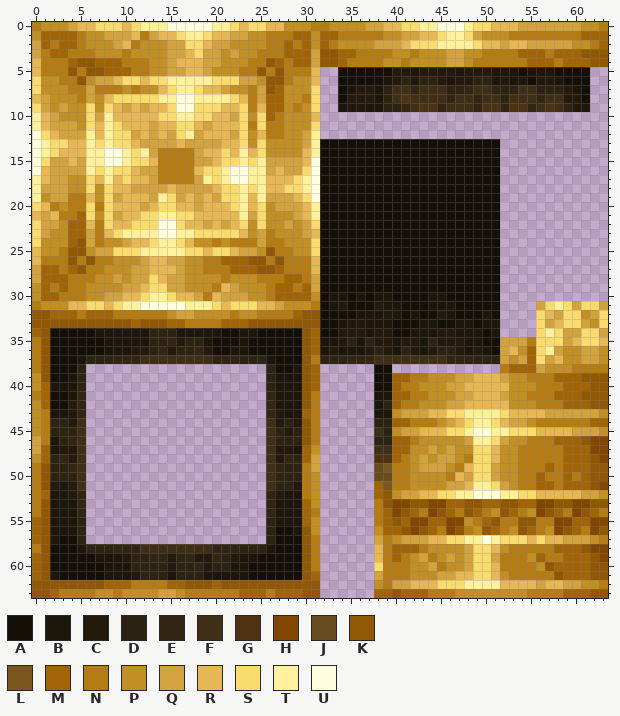
Pixel-art sprite, stored at src/assets/gauntlet/textures/decoration/gold_bells/large_gold_bell.png. Above is the file before it was changed.
The file is 64x64 pixels. Colours within 5 levels of each other are drawn and written as one.
Palette (. is transparent): A #151007  B #1d160a  C #23190d  D #2d2312  E #332513  F #3e2f16  G #4d3314  H #824601  J #674c1d  K #905704  L #79571c  M #a16507  N #b67c14  P #c18f24  Q #d1a23d  R #e6b754  S #fadb6d  T #fff19c  U #ffffe0
New version:
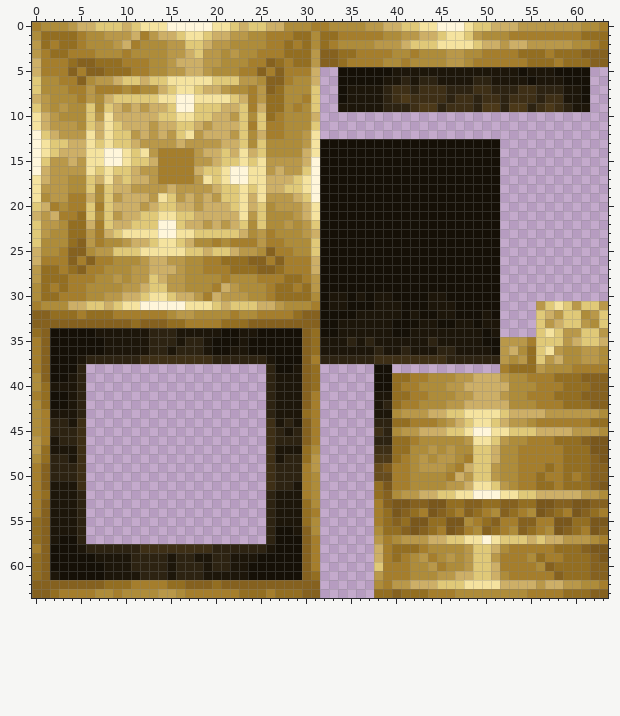
Message: make gold bells dull again
What changed:
@@ palette @@
-G #4d3314
+G #4c3919
-K #905704
+K #85611f
-M #a16507
+M #936e21
-N #b67c14
+N #a57e2c
-P #c18f24
+P #ae8c3a
-Q #d1a23d
+Q #b99849
-R #e6b754
+R #cdaf67
-S #fadb6d
+S #e0c978
-T #fff19c
+T #f5e39f
-U #ffffe0
+U #fff6db
@@ x 33..62 @@
  4 KMNNNNPPNPPPPQQPNNNNNNMMMNMMMK
- 5 .AAAAAACCBCCCCBCCCBBBABBBAAAA.
- 6 .AAAAABCDCDDCBCCDDBCBBACCBAAA.
- 7 .ABCCBDFFEFFFDDEFFEDDFFDDDCBA.
- 8 .ACCCBDFGFFFFEFFEFFDFFFEFFCCA.
- 9 .BCCBBDDEFGGEFFFEGGEGGEFGFDCB.
+ 5 .AAAAAABBBBBBBBBBBBBBABBBAAAA.
+ 6 .AAAAABBDBDDBBBBDDBBBBABBBAAA.
+ 7 .ABBBBDFFDFFFDDDFFDDDFFDDDBBA.
+ 8 .ABBBBDFGFFFFDFFDFFDFFFDFFBBA.
+ 9 .BBBBBDDDFGGDFFFDGGDGGDFGFDBB.
 10 ..............................
@@ x 0..63 @@
 30 PMMNNNPPQQRRSTTSRRQNRQQQPPNMMMMPABBABABBAAAABBAAAAAA............
-31 NPPPRRSSRSTTUUUUUTTTSRSSSRRQPPPNABCAAACBBAAABBBAAAAA....QSTSQSSQ
-32 KKMMMNMMMNNNNNNPQQPPPPNPPNNNNMKKAAAABBBCBABAACBAAABA....SRQSSPQS
-33 KKKKKKKKKKKMKKKMMNNNNMMMKKKKKKKKAABCCBBBAAABBAABBABB....SQRSSQPS
-34 MKAAAAABBBBBBDDDBBBBBAABBAAAAAKMAACCCBCCAABBBCCBBBAB....STSQQSSQ
-35 NKAAAAAABBBBBDDECDDBAAABAAAAAAKMBBCDBDCCBCCBDCCCBBAAQQQNSSSQRSSR
-36 NKAAAAAABBBCCDECDDECAABBAAAAAAKMBCBBBCDCBDCBCDDCBCBAQRPMSTQPPQQP
-37 NKAAABDDDEEEFFFFFFFFEEEDDDBAAAKNDDDEEEFFFFFFFFEEEDDDQPQMSQRPPQQP
+31 NPPPRRSSRSTTUUUUUTTTSRSSSRRQPPPNABBAAABBBAAABBBAAAAA....QSTSQSSQ
+32 KKMMMNMMMNNNNNNPQQPPPPNPPNNNNMKKAAAABBBBBABAABBAAABA....SRQSSPQS
+33 KKKKKKKKKKKMKKKMMNNNNMMMKKKKKKKKAABBBBBBAAABBAABBABB....SQRSSQPS
+34 MKAAAAABBBBBBDDDBBBBBAABBAAAAAKMAABBBBBBAABBBBBBBBAB....STSQQSSQ
+35 NKAAAAAABBBBBDDDBDDBAAABAAAAAAKMBBBDBDBBBBBBDBBBBBAAQQQNSSSQRSSR
+36 NKAAAAAABBBBBDDBDDDBAABBAAAAAAKMBBBBBBDBBDBBBDDBBBBAQRPMSTQPPQQP
+37 NKAAABDDDDDDFFFFFFFFDDDDDDBAAAKNDDDDDDFFFFFFFFDDDDDDQPQMSQRPPQQP
 38 NKAAAD....................DAABKM......AA............NMMMQPPPNNNN
@@ x 0..63 @@
 40 PMBBBD....................DBBBKM......AAMNNPPPQQRRRRRPPPNNNMMMKK
-41 NMAABE....................EBBBKN......BBMMNNPPPQQRRRQPPNNNMMMKKK
-42 PMAACE....................EBBBKN......BDMNNPPPQQRRRRRPPPNNNMMMKK
-43 PNBBCE....................ECBBMN......BBPQQQRRSSTTTTSRRRRQQQQQQP
-44 PNDDCF....................FCDCKN......DDMMNNNPQRSTTSRQQPNNNNNNMM
-45 PNDDDF....................FDCDKN......FDPQQRRRSSTUUTTSSSRRRRQQQP
-46 QNBDEF....................FDDDKN......DDMMNPPPPPQTTSQPPNNNMMMKHH
-47 QMBCCF....................FCCBMP......FFMMPPQPQPPSSRPPNNNNNMMMHH
-48 PMDECF....................FCEDMQ......GGMNPQPQQPNSSRPPNNNNNMMMKH
-49 NKDDEF....................FEDDNQ......JLNNPQQQPNRSSQPPNNNMNMMMKK
+41 NMAABD....................DBBBKN......BBMMNNPPPQQRRRQPPNNNMMMKKK
+42 PMAABD....................DBBBKN......BDMNNPPPQQRRRRRPPPNNNMMMKK
+43 PNBBBD....................DBBBMN......BBPQQQRRSSTTTTSRRRRQQQQQQP
+44 PNDDBF....................FBDBKN......DDMMNNNPQRSTTSRQQPNNNNNNMM
+45 PNDDDF....................FDBDKN......FDPQQRRRSSTUUTTSSSRRRRQQQP
+46 QNBDDF....................FDDDKN......DDMMNPPPPPQTTSQPPNNNMMMKLL
+47 QMBBBF....................FBBBMP......FFMMPPQPQPPSSRPPNNNNNMMMLL
+48 PMDDBF....................FBDDMQ......GGMNPQPQQPNSSRPPNNNNNMMMKL
+49 NKDDDF....................FDDDNQ......JLNNPQQQPNRSSQPPNNNMNMMMKK
 50 NKDDDF....................FDDDNP......JJNNPPPPNRQSSQPPNNMNNMNMKK
-51 NKCBCF....................FDDCNP......MLNNPPPPQQRTTSQPNNMMNMMMKH
-52 NMBBCE....................ECBBNP......MKPQQRRSSTTUUUTTSSRRRRRQQP
-53 NKBBBE....................EBBBMP......NKHHKKHHMMKKMMKKMMHHKKHHKK
-54 NKBBBE....................EBBBMN......NMHKMNHKMNKMNPKMNPHKMNHKMN
-55 MKBBBD....................DBBBMP......NMKMHHMMHHPNMKNNKKNNHHMMHH
-56 MKBBBD....................DAABKP......PMMKHKMNHKNPKMNPKMNPHKMNHK
+51 NKBBBF....................FDDBNP......MLNNPPPPQQRTTSQPNNMMNMMMKL
+52 NMBBBD....................DBBBNP......MKPQQRRSSTTUUUTTSSRRRRRQQP
+53 NKBBBD....................DBBBMP......NKLLKKLLMMKKMMKKMMLLKKLLKK
+54 NKBBBD....................DBBBMN......NMLKMNLKMNKMNPKMNPLKMNLKMN
+55 MKBBBD....................DBBBMP......NMKMLLMMLLPNMKNNKKNNLLMMLL
+56 MKBBBD....................DAABKP......PMMKLKMNLKNPKMNPKMNPLKMNLK
 57 MKBAAD....................DAAAKN......QNPQQQRRSSTTUTSSSRSRRQQQPN
-58 NKAAABDDDEEEFFFFFFFFEEEDDDBAAAKN......RNMMMNPPPPQSSRPNNNNNMMMKHH
-59 MKAAAAABBBCDDEECDECCEDCBBAAAAAKN......RNMNPQNPQPQSSQNNNPMNNMMMKH
-60 MKAAAAAABBBDDDDCDDECDDBBAAAAAAKN......SNNNPPQNPPQSSRNNNNPKMMMMKK
-61 MKBAAAAABBBCDDDBDDDBBBBBAAAAAAKM......QNNNPPPQQRRSSRPNNNNNKMMMKK
+58 NKAAABDDDDDDFFFFFFFFDDDDDDBAAAKN......RNMMMNPPPPQSSRPNNNNNMMMKLL
+59 MKAAAAABBBBDDDDBDDBBDDBBBAAAAAKN......RNMNPQNPQPQSSQNNNPMNNMMMKL
+60 MKAAAAAABBBDDDDBDDDBDDBBAAAAAAKN......SNNNPPQNPPQSSRNNNNPKMMMMKK
+61 MKBAAAAABBBBDDDBDDDBBBBBAAAAAAKM......QNNNPPPQQRRSSRPNNNNNKMMMKK
 62 KKKKKKKKMMMNNNNMMKKKMKKKKKKKKKKK......PNQQRRRSSSTTTTRRRRQRRQQPPN
Changed places in both pictures, as pixel boxes (x1, y1, x2, y2):
changed: (32, 22, 608, 598)
